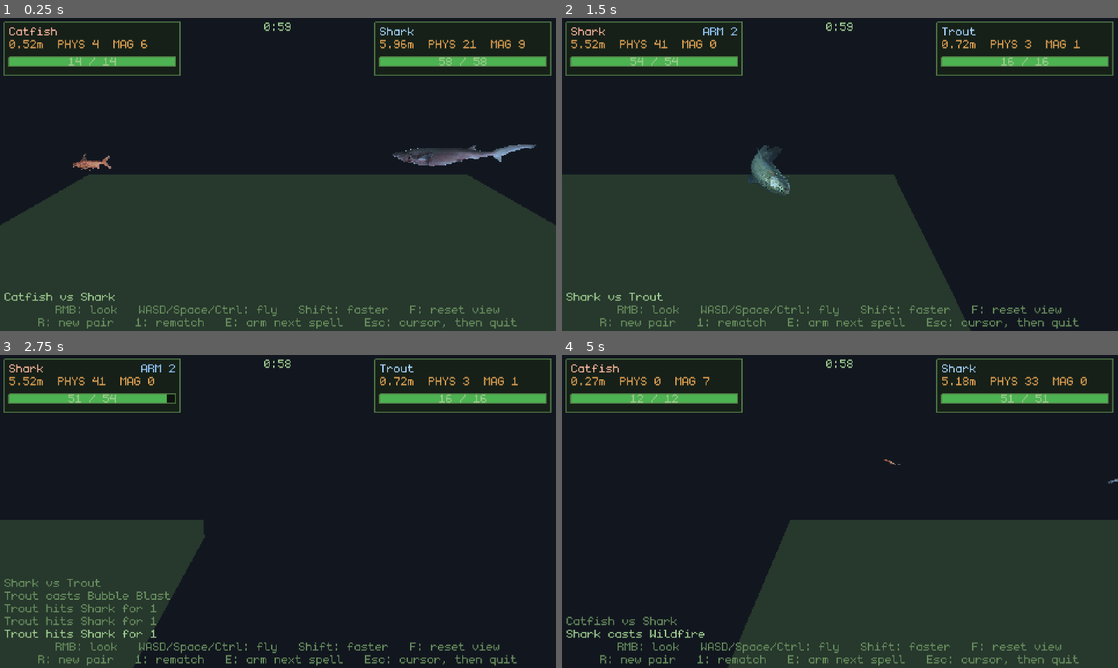
Above: before the commit, frames 1-4 (two rows, left to right).
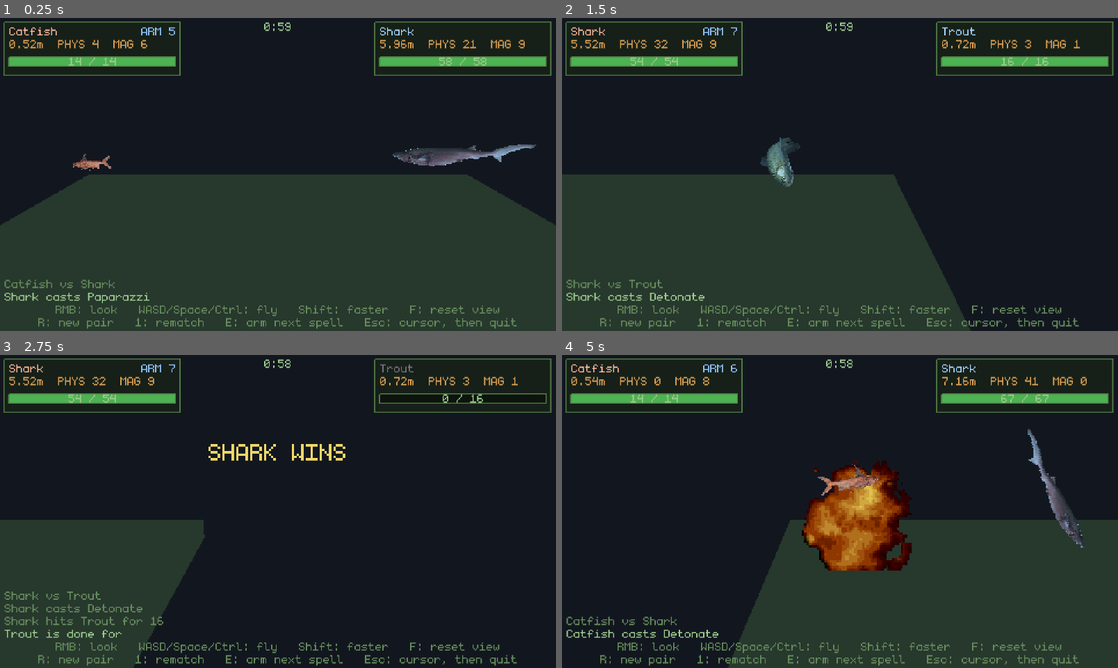
Above: after the commit, the same moments.

Repository: poissew/fishing-game
Game: Godot game, scene res://dev/TestArena.tscn
The game is run twice, just before and just after one commit, with the same random seed, the same clock (stepped at 60 frames per second) and the same inputs. This scene is started directly instead of the project's main scene. The engine's default icon, where the game draws it, is replaced by a stand-in: a white triangle on a blue panel in a dark square.
Inputs (mouse positions are in pixels of both pictures, inside the frame that each line leads up to):
- Up to frame 1 (0.25 s): no input
- Up to frame 2 (1.5 s): tap Enter (ui_accept) at 0.5, 0.77 s; move the mouse to (962, 158) at 0.52 s; hold D (right) 0.53-1.25 s; hold E (interact) 0.53-1.25 s; click (962, 158) at 0.67 s; drag from (728, 190) to (812, 237) at 1.27 s
- Up to frame 3 (2.75 s): move the mouse to (333, 442) at 2.02 s; hold D (right) from 2.03 s (still down); tap Space at 2.1 s
- Up to frame 4 (5 s): release D (right) at 2.75 s; drag from (812, 574) to (673, 464) at 2.77 s; move the mouse to (1006, 558) at 3.52 s; hold A (left) 3.53-4.25 s; hold Shift 3.53-4.25 s; tap Enter (ui_accept) at 3.77 s; drag from (673, 464) to (756, 433) at 4.27 s

The runs differ from the first frame. In frame 1, 0.5% of the frame differs, in the area x 0-32%, y 2-92%; in frame 2, 1.3%; in frame 3, 2.5%; in frame 4, 6.4%, in the area x 0-100%, y 2-91%.

Commit message:
feat: added snipe spell

Diff:
--- a/classes/fish_data.gd
+++ b/classes/fish_data.gd
@@ -15,6 +15,7 @@
 	preload("res://data/spells/sandbag.tres"),
 	preload("res://data/spells/wildfire.tres"),
 	preload("res://data/spells/immunity.tres"),
+	preload("res://data/spells/snipe.tres"),
 ]
 
 enum Rarity {
--- /dev/null
+++ b/data/spells/snipe.tres
@@ -0,0 +1,18 @@
+[gd_resource type="Resource" script_class="BubbleSpellData" format=3 uid="uid://b1ive4xj3w823"]
+
+[ext_resource type="Script" uid="uid://getbqpkgl7ef" path="res://classes/spells/bubble_spell_data.gd" id="1_jao5a"]
+
+[resource]
+script = ExtResource("1_jao5a")
+count = 1
+interval = 0.0
+hang_time = 0.2
+damage_scale = 0.6
+base_speed = 8.0
+speed_per_power = 2.0
+knockback_scale = 3.0
+name = "Snipe"
+description = "At the top of its next hop the fish hangs there and spits three bubbles at whatever it is fighting. Slow enough to be dodged."
+trigger = 2
+base_type = 3
+base_cooldown = 6
